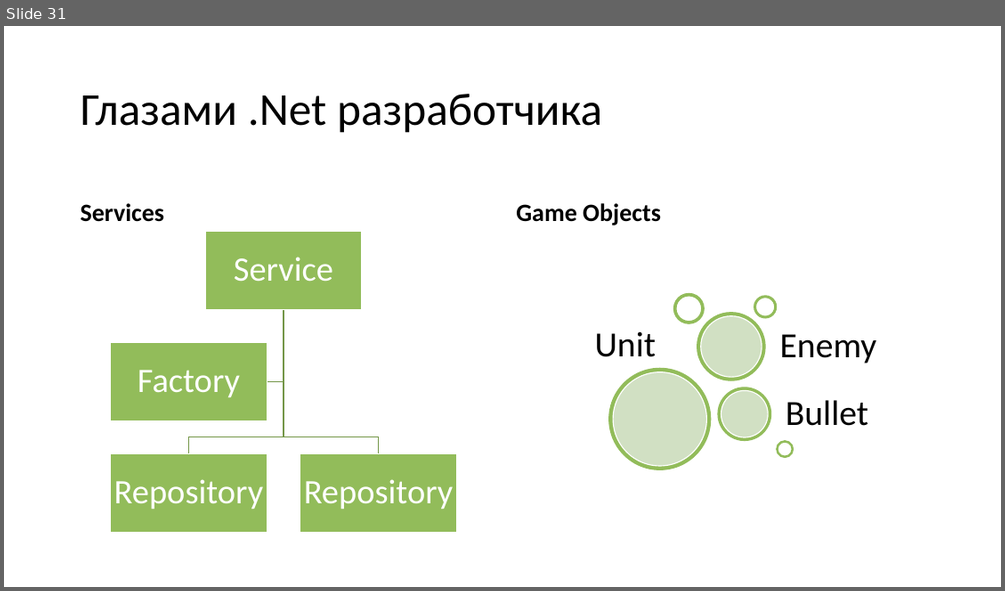
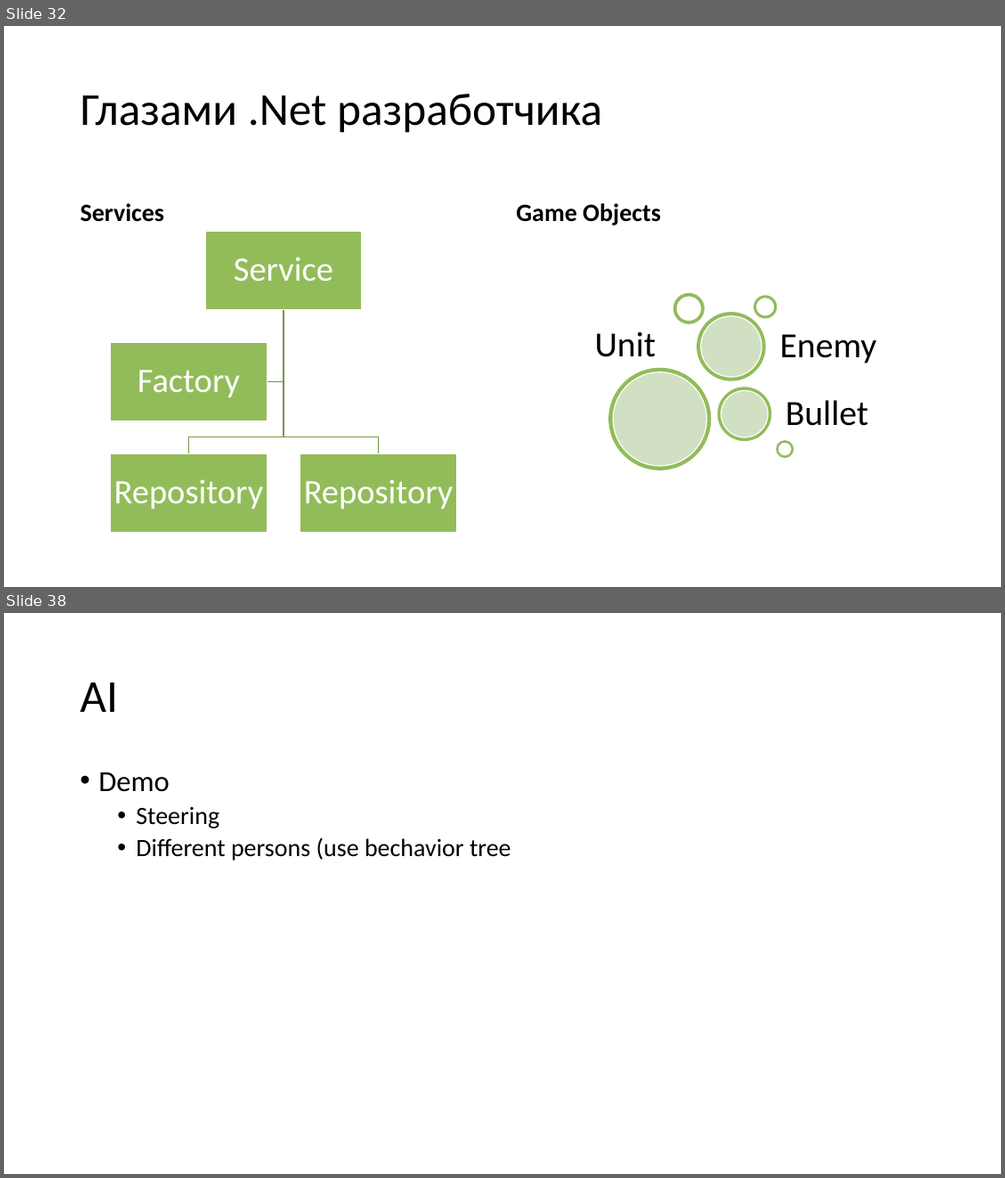
Before and after one commit to kugushev/presentations, a slide deck: 2020_GameDev-As-Hobby/Presentation.pptx. Shown one above the other, each under a label of ours: slide 31 before the commit, slides 32 and 38 after it; the slides between them are not shown. The pictures are 1005x591 and 1005x1178 pixels, drawn with LibreOffice and Linux fonts; fonts in the diff are those of the drawing. Boxes give left, top, right and bottom in pixels: in the first picture for what was removed or moved away, otherwise in the second. Text is boxed around its words. In the diff, an @@ line names an element or a change of style, - is before the commit and + after.

```diff
--- a/2020_GameDev-As-Hobby/Presentation.pptx
+++ b/2020_GameDev-As-Hobby/Presentation.pptx
@@ slide 38 added at [4,613,1001,1174], background #FFFFFF @@
@@ title added at [80,682,118,712], 44 pt, text #000000 @@
+AI
@@ text added at [98,772,511,860], 24 pt, text #000000 @@
+• Demo
+  • Steering
+  • Different persons (use bechavior tree
@@ what was slide 31 is now slide 32 @@
```
Also in this commit, not shown: 2 slides changed, 4 other slides added.
